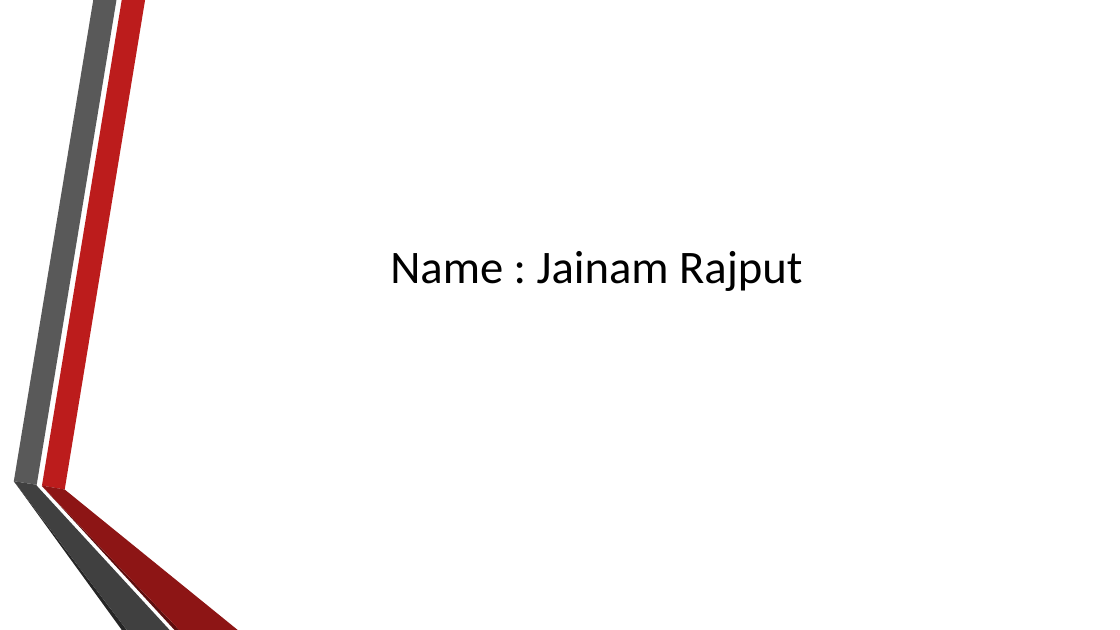
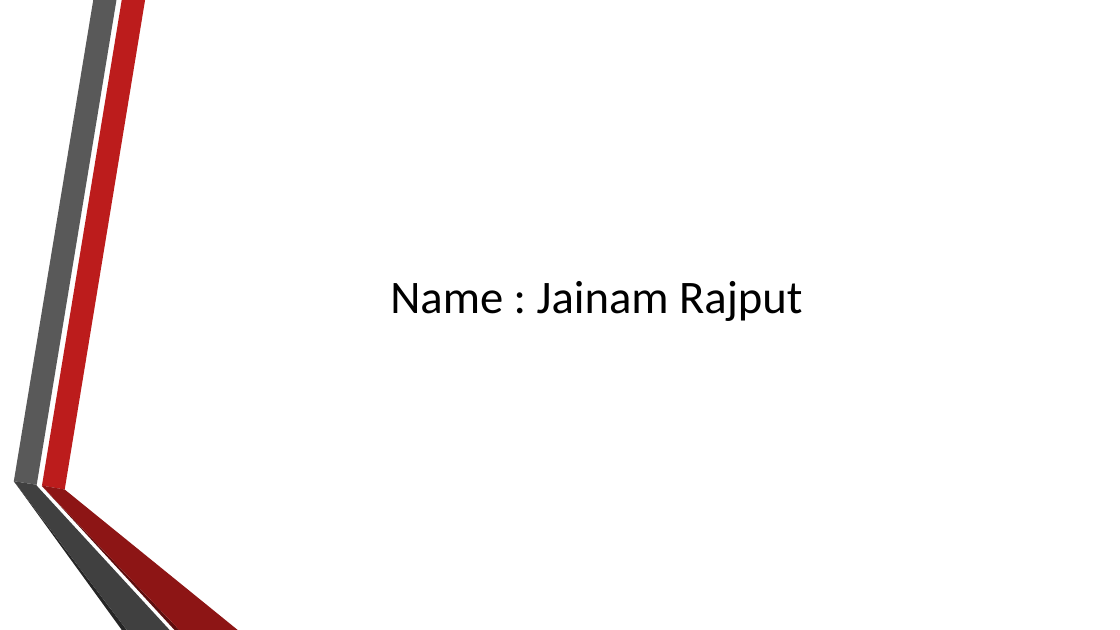
Before and after one commit to rajputjainam244/Assignment, a slide deck: slide 1 of building corporate culture.pptx. Drawn at 1120x630 pixels with LibreOffice and Linux fonts; fonts in the diff are those of the drawing; background and template pictures are left out. Boxes give left, top, right and bottom in pixels: in the first picture for what was removed or moved away, otherwise in the second. Text is boxed around its words. In the diff, an @@ line names an element or a change of style, - is before the commit and + after.

```diff
--- a/building corporate culture.pptx
+++ b/building corporate culture.pptx
@@ title "Name : Jainam Rajput": place and size @@
-title "Name : Jainam Rajput" at box(390, 251, 802, 291)
+title "Name : Jainam Rajput" at box(390, 281, 802, 321)
```
Also in this commit, not shown: 1 other slide changed, 13 slides added, 2 slides removed.
